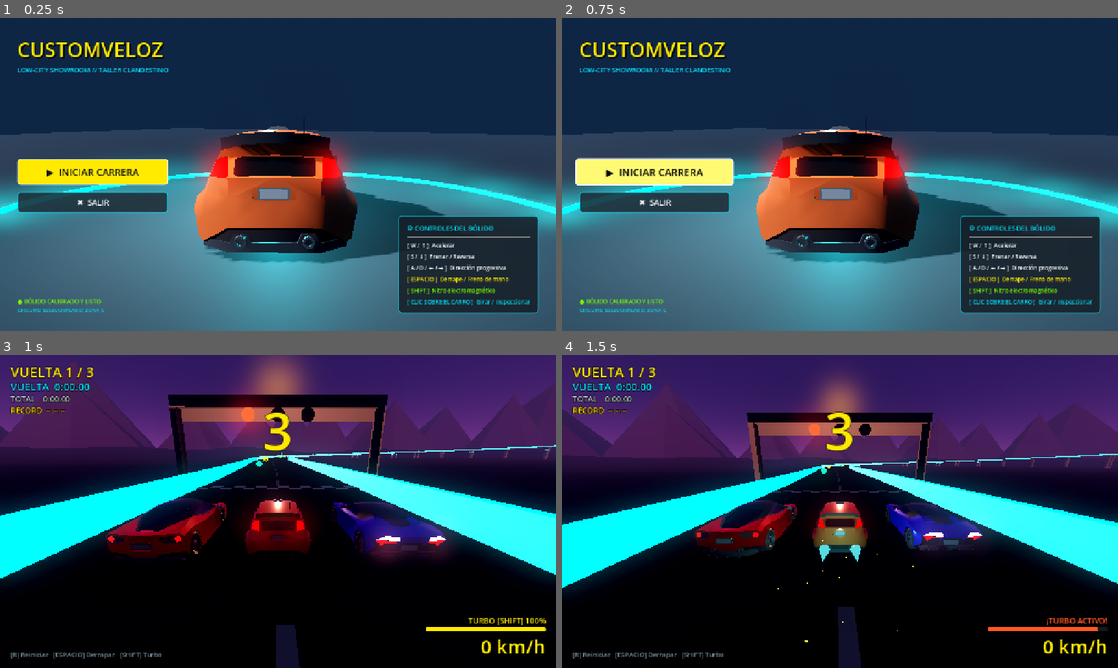
Above: before the commit, frames 1-4 (two rows, left to right).
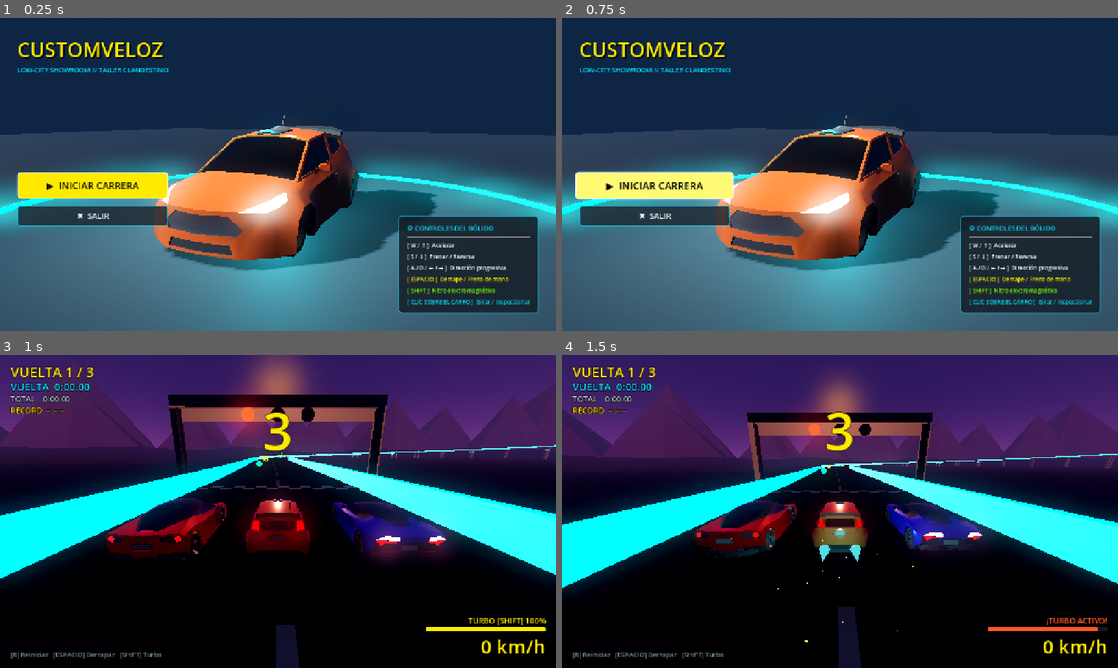
Above: after the commit, the same moments.

Repository: SamuelAlzateEducate/CustomVeloz
Game: Godot game, scene res://lobby.tscn
The game is run twice, just before and just after one commit, with the same random seed, the same clock (stepped at 60 frames per second) and the same inputs. Sound files missing from this copy of the repository are replaced by a short silence.
Inputs (mouse positions are in pixels of both pictures, inside the frame that each line leads up to):
- Up to frame 1 (0.25 s): no input
- Up to frame 2 (0.75 s): click "▶ INICIAR CARRERA" at 0.5 s
- Up to frame 3 (1 s): no input
- Up to frame 4 (1.5 s): tap Enter at 1.25 s; move the mouse to (962, 495) at 1.27 s; hold D (move_right) from 1.28 s (still down); hold Shift (correr) from 1.28 s (still down); click (962, 495) at 1.42 s

The runs differ from the first frame. In frame 1, 17% of the frame differs, in the area x 3-80%, y 31-94%; in frame 2, 17%, in the area x 2-80%, y 31-94%; in frame 3, nothing differs; in frame 4, nothing differs.

Commit message:
SD1

Diff:
--- a/audio_carro.gd
+++ b/audio_carro.gd
@@ -226,7 +226,7 @@
 	var acelerando = Input.is_action_pressed("move_up")
 	var frenando = Input.is_action_pressed("move_down")
 	var nitro = pj.corre if "corre" in pj else false
-	var direccion_giro = Input.get_axis("move_left", "move_right")
+	var _direccion_giro = Input.get_axis("move_left", "move_right")
 	var tecla_derrape = Input.is_action_pressed("derrapar") if InputMap.has_action("derrapar") else Input.is_key_pressed(KEY_SPACE)
 	var tecla_f = tecla_derrape or Input.is_key_pressed(KEY_F)
 
--- a/carro_lobby.gd
+++ b/carro_lobby.gd
@@ -1,5 +1,6 @@
 extends Node3D
 
+@export var angulo_inicial_y: float = -175.0  # Frente del carro con vista 3/4 de medio lado hacia la cámara
 @export var velocidad_giro_max: float = 2.2   # Radianes por segundo al mantener presionado
 @export var suavizado_giro: float = 8.0       # Qué tan rápido acelera y frena el giro
 @export var sentido_horario: float = -1.0     # -1.0 o 1.0 según hacia dónde quieras que gire
@@ -10,8 +11,8 @@
 var _velocidad_actual: float = 0.0
 
 func _ready() -> void:
-	# Ángulo inicial: de frente pero un "tris de mediolado" (~28 grados)
-	rotation_degrees.y = 28.0
+	# Ángulo inicial: frente del carro hacia la cámara en 3/4 (~ -152° / 208°)
+	rotation_degrees.y = angulo_inicial_y
 	if area_carro:
 		area_carro.input_ray_pickable = true
 		area_carro.input_event.connect(_on_area_3d_input_event)
--- a/lobby.tscn
+++ b/lobby.tscn
@@ -280,23 +280,6 @@
 theme_override_styles/normal = SubResource("Style_BtnSalirNormal")
 text = "✖  SALIR"
 
-[node name="VBoxEstado" type="VBoxContainer" parent="UI/Control/MargenUI/VBoxIzquierda"]
-layout_mode = 2
-mouse_filter = 2
-theme_override_constants/separation = 2
-
-[node name="LblEstado" type="Label" parent="UI/Control/MargenUI/VBoxIzquierda/VBoxEstado"]
-layout_mode = 2
-theme_override_colors/font_color = Color(0.462745, 1, 0.0117647, 1)
-theme_override_font_sizes/font_size = 13
-text = "● BÓLIDO CALIBRADO Y LISTO"
-
-[node name="LblCircuito" type="Label" parent="UI/Control/MargenUI/VBoxIzquierda/VBoxEstado"]
-layout_mode = 2
-theme_override_colors/font_color = Color(0, 0.898039, 1, 0.8)
-theme_override_font_sizes/font_size = 12
-text = "CIRCUITO SELECCIONADO: ZONA C"
-
 [node name="PanelControles" type="PanelContainer" parent="UI/Control/MargenUI"]
 layout_mode = 2
 size_flags_horizontal = 8
